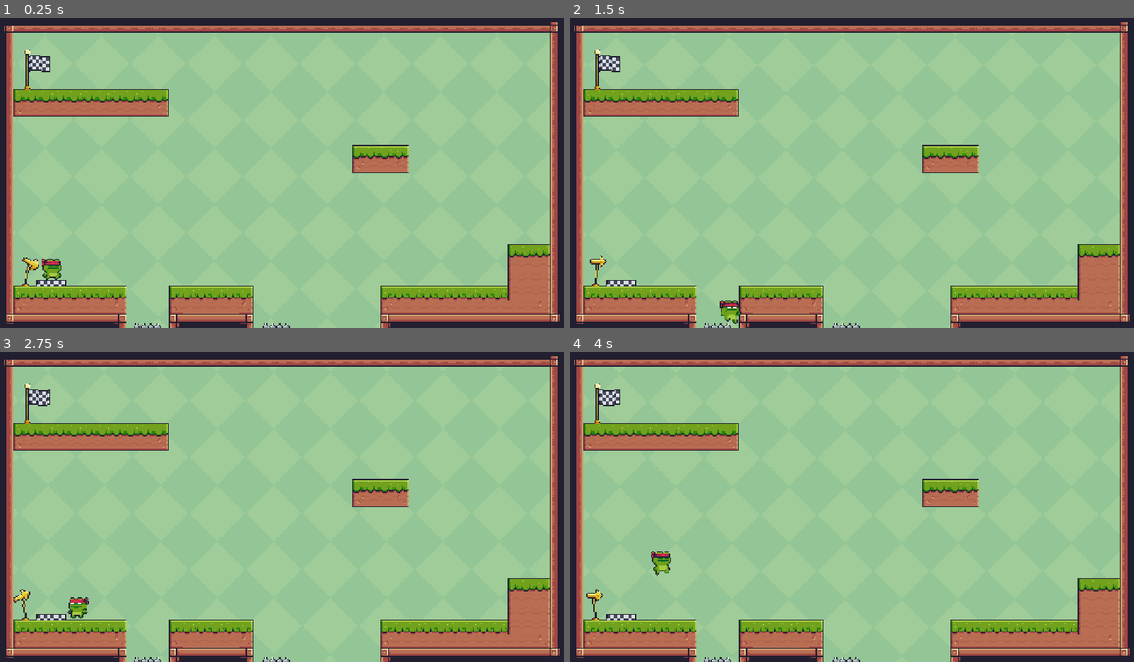
Above: before the commit, frames 1-4 (two rows, left to right).
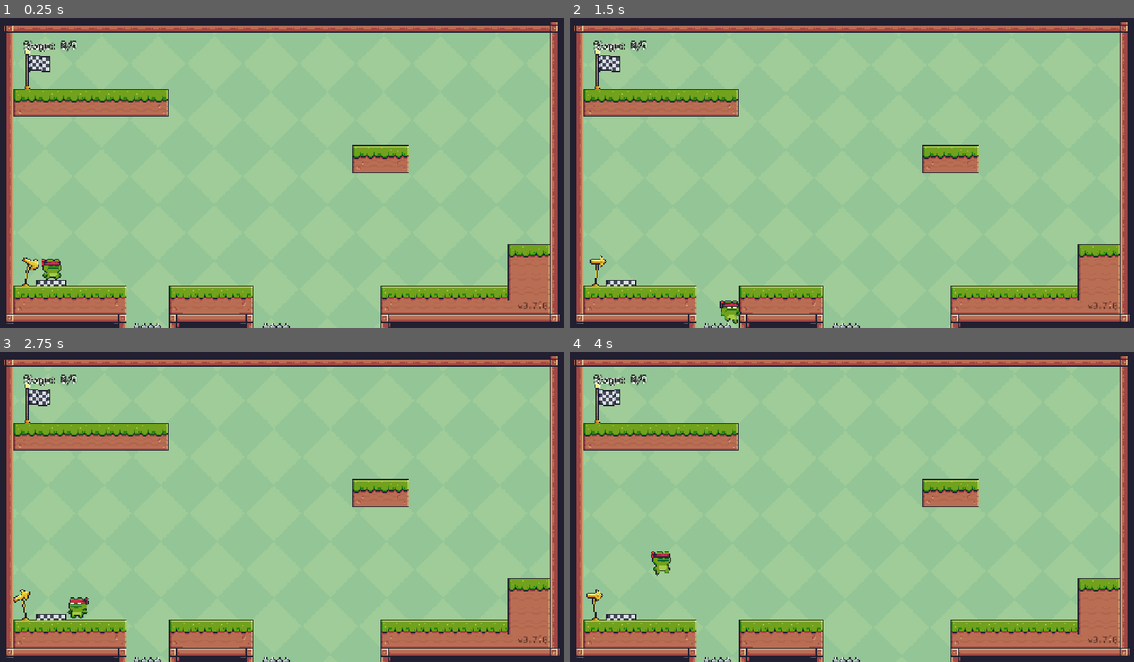
Above: after the commit, the same moments.

Repository: joshuafolkken/godot-2d-platformer
Game: Godot game, scene res://scenes/stage-final.tscn
The game is run twice, just before and just after one commit, with the same random seed, the same clock (stepped at 60 frames per second) and the same inputs. This scene is started directly instead of the project's main scene.
Inputs:
- Up to frame 1 (0.25 s): no input
- Up to frame 2 (1.5 s): hold D (right) from 0.53 s (still down); tap F (f) at 0.6 s; tap Space (jump) at 0.77 s; tap Shift (dash) at 1.35 s
- Up to frame 3 (2.75 s): tap Space (jump) at 1.52 s; tap F (f) at 1.55, 2.1 s; release D (right) at 2.03 s; hold A (left) from 2.03 s (still down)
- Up to frame 4 (4 s): release A (left) at 2.78 s; hold D (right) from 2.78 s (still down); tap F (f) at 2.85, 3.8 s; tap Space (jump) at 3.02, 3.77 s; tap Shift (dash) at 3.6 s

The runs differ from the first frame. In frame 1, 0.2% of the frame differs, in the area x 4-97%, y 7-94%; in frame 2, 0.2%; in frame 3, 0.2%; in frame 4, 0.2%.

Commit message:
add final stage #74

Diff:
--- a/project.godot
+++ b/project.godot
@@ -11,7 +11,7 @@
 [application]
 
 config/name="Godot 2D Platformer"
-config/version="0.6.0"
+config/version="0.7.0"
 run/main_scene="uid://dfddsmhm3n04y"
 config/features=PackedStringArray("4.4", "Forward Plus")
 config/icon="res://icon.svg"
--- a/scenes/stage-final.tscn
+++ b/scenes/stage-final.tscn
@@ -10,6 +10,8 @@
 [ext_resource type="PackedScene" uid="uid://bnfahk087865n" path="res://scenes/background.tscn" id="8_ovgwe"]
 [ext_resource type="Texture2D" uid="uid://bkn5m1wjaq541" path="res://assets/Background/Green.png" id="9_utt63"]
 [ext_resource type="PackedScene" uid="uid://drfk74s8f3rrj" path="res://scenes/hud.tscn" id="10_bryj8"]
+[ext_resource type="PackedScene" uid="uid://ct2dbo5n5mroc" path="res://scenes/stage.tscn" id="11_b1vnx"]
+[ext_resource type="PackedScene" uid="uid://byp6x8e3ljl7g" path="res://scenes/version.tscn" id="12_yitww"]
 
 [node name="Stage Final" type="Node2D"]
 script = ExtResource("1_yhgv6")
@@ -43,3 +45,7 @@
 [node name="CanvasLayer" type="CanvasLayer" parent="."]
 
 [node name="HUD" parent="CanvasLayer" instance=ExtResource("10_bryj8")]
+
+[node name="Stage" parent="CanvasLayer" instance=ExtResource("11_b1vnx")]
+
+[node name="Version" parent="CanvasLayer" instance=ExtResource("12_yitww")]
--- a/scripts/singletons/game_manager.gd
+++ b/scripts/singletons/game_manager.gd
@@ -1,5 +1,6 @@
 extends Node
 
+const INITIAL_STAGE_INDEX := -1
 const MAIN_SCENE: PackedScene = preload("res://scenes/main.tscn")
 
 const STAGES: Array[String] = [
@@ -11,9 +12,10 @@
 	"dash-jump-2",
 	"island",
 	"island-2",
+	"final",
 ]
 
-var _current_stage := -1
+var _current_stage := INITIAL_STAGE_INDEX
 
 
 func get_version() -> String:
@@ -30,7 +32,7 @@
 
 func load_main_scene() -> void:
 	_change_scene(MAIN_SCENE)
-	_current_stage = 0
+	_current_stage = INITIAL_STAGE_INDEX
 
 
 func load_stage(number: int) -> void:
Not shown: 1 places in scenes/stage-final.tscn that only renumber resources
